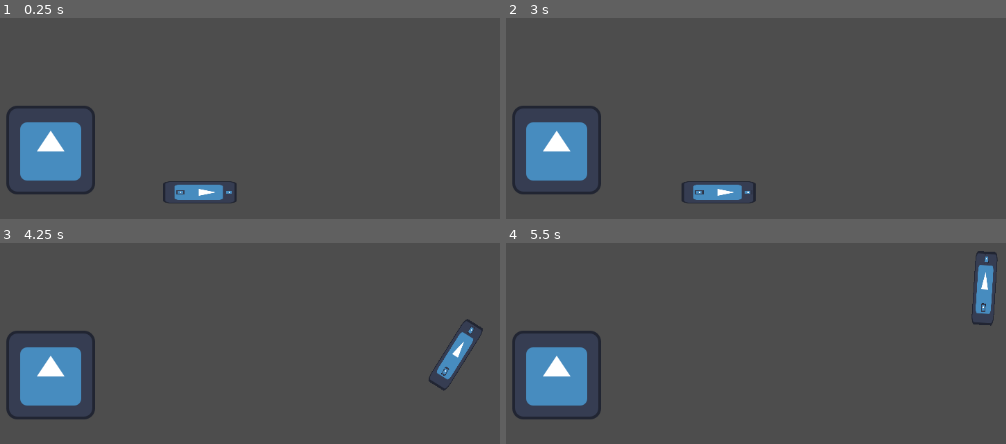
Above: before the commit, frames 1-4 (two rows, left to right).
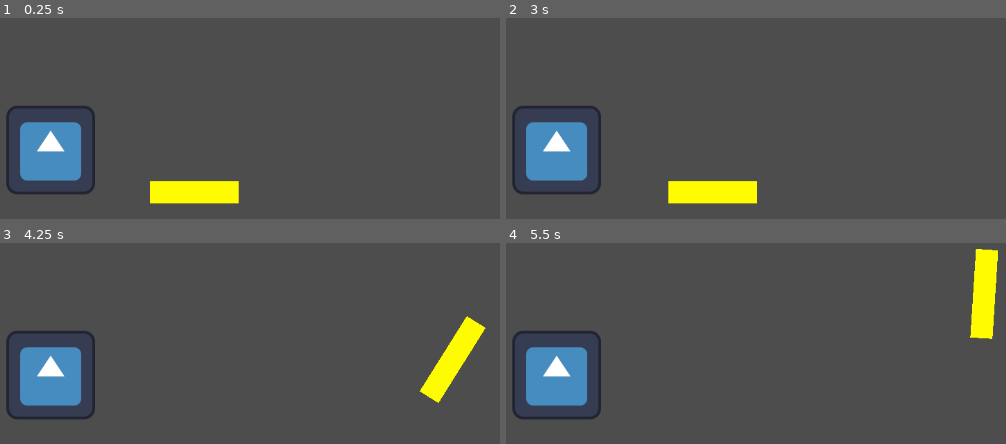
Above: after the commit, the same moments.

Repository: BenBeardComedy/school-bus-driver-simulator
Game: Godot game, scene res://Stages/demo.tscn
Two runs of this game, one before a commit and one after it. Both use one fixed random seed, a clock stepped at 60 frames per second and the inputs below. The engine's default icon, where the game draws it, is replaced by a stand-in: a white triangle on a blue panel in a dark square.
Inputs:
- Up to frame 1 (0.25 s): no input
- Up to frame 2 (3 s): tap Enter at 0.5, 2 s; hold D (steer_right) 0.53-1.28 s; tap Space (toggle_parking_brake) at 1.25, 2.75 s; hold S (service_brake) 1.28-2.03 s; hold D (steer_right) 2.03-2.78 s; hold W (accelerate) from 2.78 s (still down)
- Up to frame 3 (4.25 s): release W (accelerate) at 3.53 s; hold A (steer_left) from 3.53 s (still down)
- Up to frame 4 (5.5 s): release A (steer_left) at 5.03 s; hold S (service_brake) from 5.03 s (still down)

The runs differ from the first frame. In frame 1, 2.0% of the frame differs, in the area x 30-48%, y 81-93%; in frame 2, 2.0%; in frame 3, 2.0%; in frame 4, 2.0%.

Commit message:
Add visual image for bus
Replaced godot icon with a more suitable temp image of a school bus

Diff:
--- a/Entities/School Bus/school_bus.tscn
+++ b/Entities/School Bus/school_bus.tscn
@@ -1,33 +1,34 @@
-[gd_scene load_steps=4 format=3 uid="uid://cx357bjxnhbni"]
+[gd_scene load_steps=5 format=3 uid="uid://cx357bjxnhbni"]
 
 [ext_resource type="Script" uid="uid://du443o7msefwu" path="res://Entities/School Bus/school_bus.gd" id="1_e4cmg"]
+[ext_resource type="Texture2D" uid="uid://beno6h6ontlum" path="res://Entities/School Bus/Art/SchoolBus.png" id="2_3tloi"]
 [ext_resource type="Texture2D" uid="uid://b1qu3n3xuxtee" path="res://icon.svg" id="2_xm107"]
 
 [sub_resource type="CapsuleShape2D" id="CapsuleShape2D_j5jtn"]
 radius = 16.0
-height = 103.9
+height = 128.0
 
 [node name="SchoolBus" type="CharacterBody2D"]
 script = ExtResource("1_e4cmg")
 
+[node name="SchoolBus" type="Sprite2D" parent="."]
+position = Vector2(-15, 0)
+texture = ExtResource("2_3tloi")
+
 [node name="CollisionShape2D" type="CollisionShape2D" parent="."]
-position = Vector2(-6.88, 1.90735e-06)
+position = Vector2(-15, 0)
 rotation = 1.5708
 shape = SubResource("CapsuleShape2D_j5jtn")
 
-[node name="Sprite2D" type="Sprite2D" parent="."]
-position = Vector2(-6.88, 1.90735e-06)
-rotation = 1.5708
-scale = Vector2(0.25, 0.83)
-texture = ExtResource("2_xm107")
-
 [node name="FrontWheel" type="Sprite2D" parent="."]
+visible = false
 position = Vector2(35, 0)
 rotation = 1.5708
 scale = Vector2(0.05, 0.1)
 texture = ExtResource("2_xm107")
 
 [node name="RearWheel" type="Sprite2D" parent="."]
+visible = false
 position = Vector2(-35, 0)
 rotation = 1.5708
 scale = Vector2(0.05, 0.1)
Binary file added: Entities/School Bus/Art/SchoolBus.png
Not shown, added: Entities/School Bus/Art/SchoolBus.png.import
Not shown, added: Entities/School Bus/Art/SchoolBus.psd
